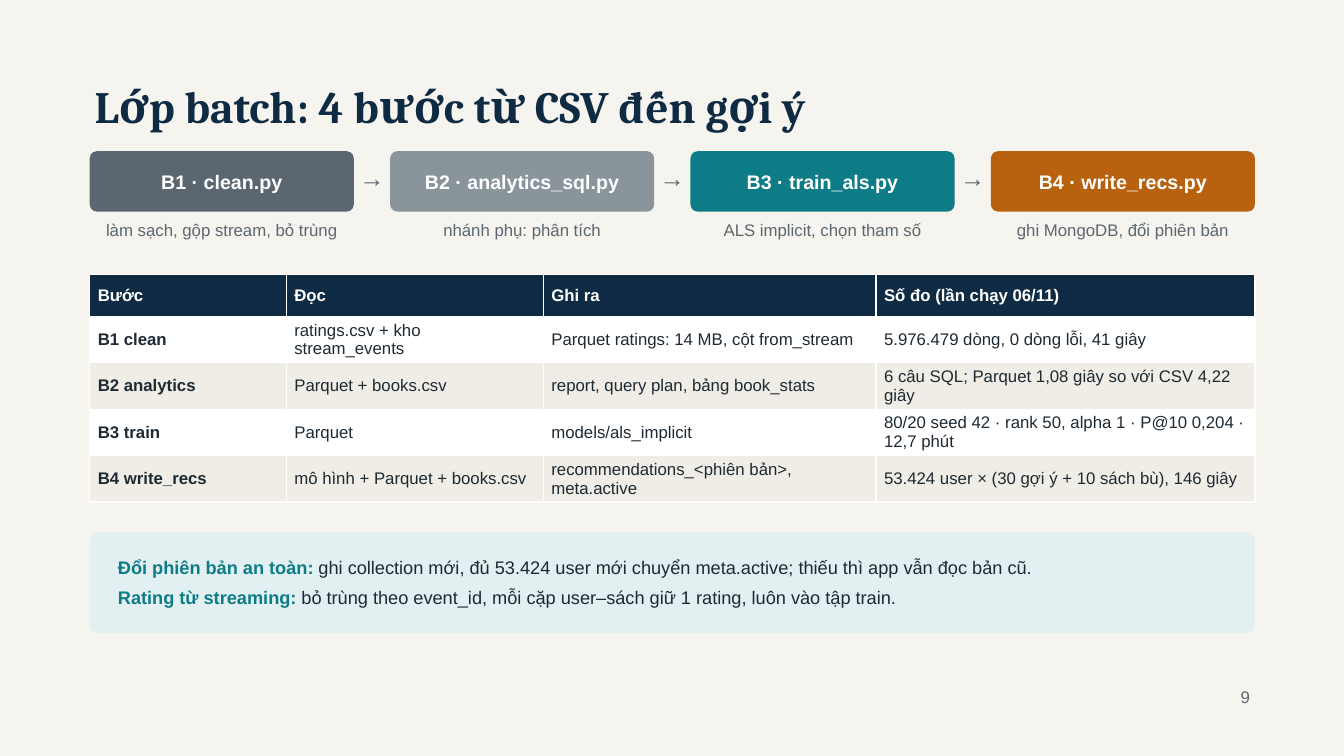
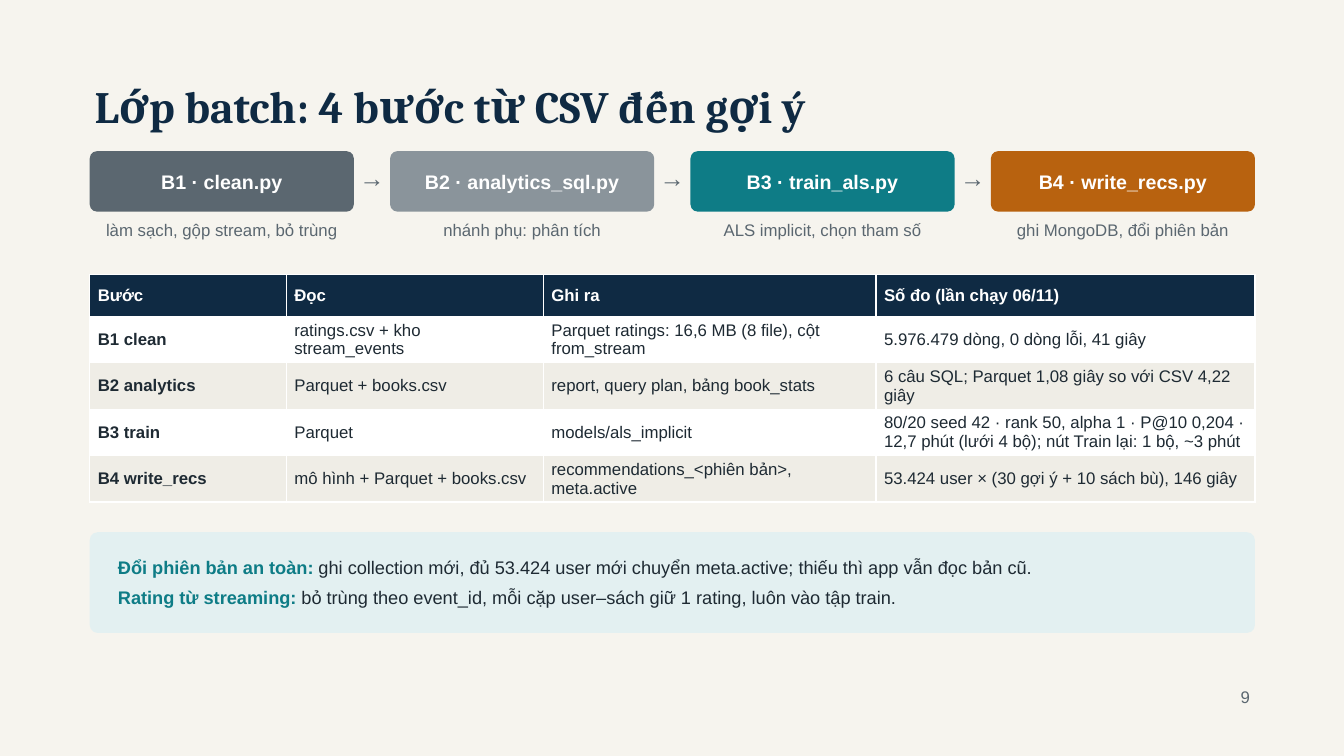
Before and after one commit to haoluonghuynhngoc/Group_06_BigData, a slide deck: slide 9 of Present/BookPulse - BDA501 Session 10 Final Presentation.pptx. Drawn at 1344x756 pixels with LibreOffice and Linux fonts; fonts in the diff are those of the drawing. Boxes give left, top, right and bottom in pixels: in the first picture for what was removed or moved away, otherwise in the second. Text is boxed around its words. In the diff, an @@ line names an element or a change of style, - is before the commit and + after.

```diff
--- a/Present/BookPulse - BDA501 Session 10 Final Presentation.pptx
+++ b/Present/BookPulse - BDA501 Session 10 Final Presentation.pptx
@@ table at [90, 274, 1255, 498] @@
-row 2, column 3: Parquet ratings: 14 MB, cột from_stream
+row 2, column 3: Parquet ratings: 16,6 MB (8 file), cột from_stream
-row 4, column 4: 80/20 seed 42 · rank 50, alpha 1 · P@10 0,204 · 12,7 phút
+row 4, column 4: 80/20 seed 42 · rank 50, alpha 1 · P@10 0,204 · 12,7 phút (lưới 4 bộ); nút Train lại: 1 bộ, ~3 phút
```
Also in this commit, not shown: 10 other slides changed, 1 slide added, 50 other files.
